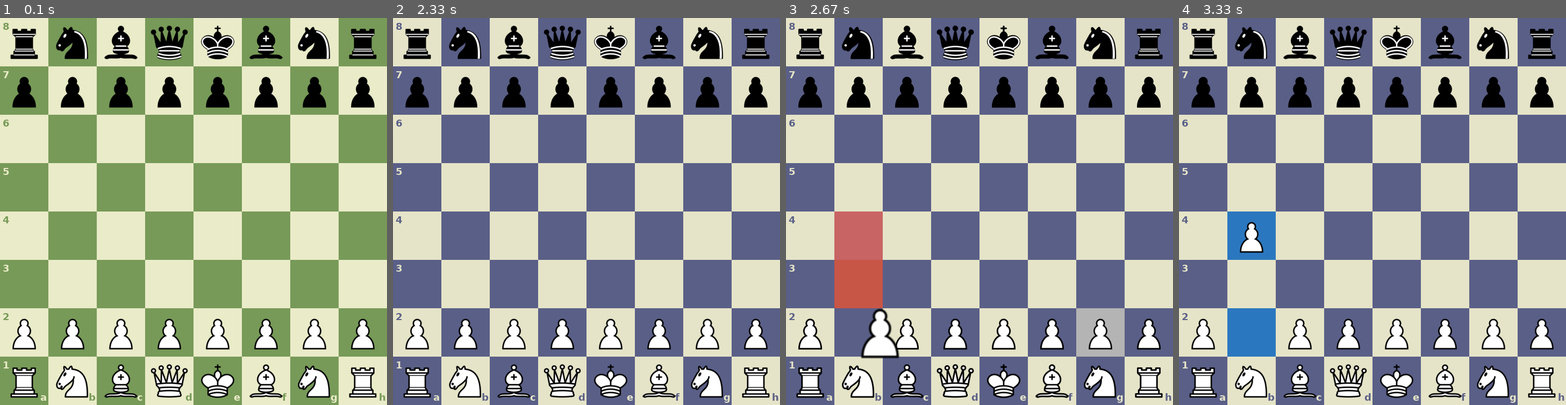
Above: before the commit, frames 1-4 (left to right).
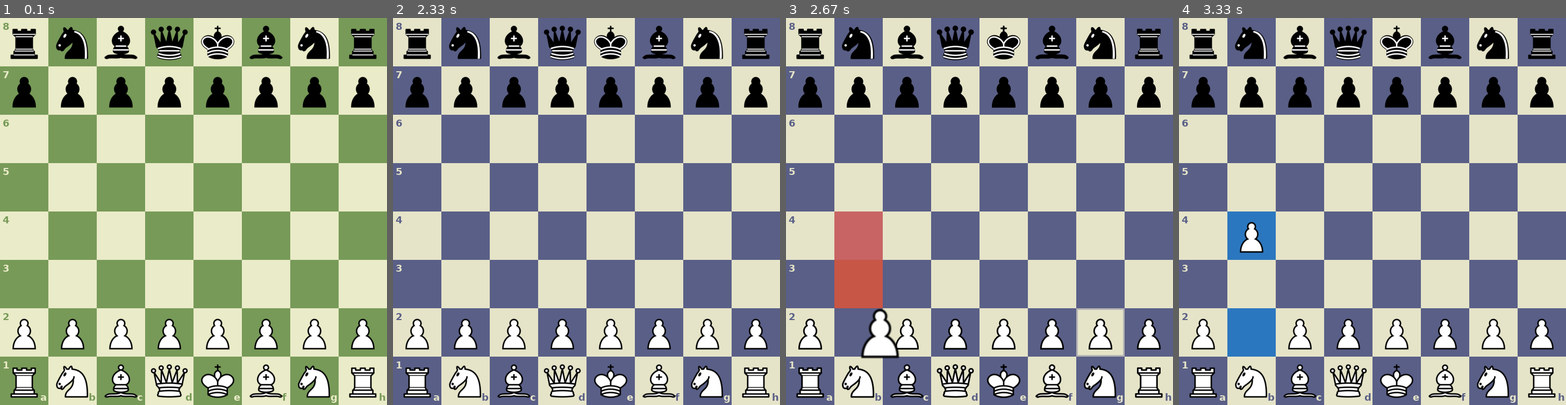
Above: after the commit, the same moments.

Repository: Tdatbkpro/Chess_pygame
Game: pygame game, started from CHESS_AI/src/main.py
Two runs of this game, one before a commit and one after it. Both use one fixed random seed, a clock stepped at 60 frames per second and the inputs below.
Inputs (mouse positions are in pixels of both pictures, inside the frame that each line leads up to):
- Up to frame 1 (0.1 s): no input
- Up to frame 2 (2.33 s): click (636, 107) at 0.38 s; click (485, 331) at 0.72 s; press the mouse at (485, 331) at 1.03 s; move the mouse to (609, 335) at 1.13 s; release the mouse at (729, 343) at 1.27 s; tap T at 1.33, 1.67 s
- Up to frame 3 (2.67 s): press the mouse at (878, 331) at 2.6 s
- Up to frame 4 (3.33 s): move the mouse to (1264, 277) at 2.7 s; release the mouse at (1256, 226) at 2.83 s

Frames 1-2 are identical in both runs. In frame 3, 1.1% of the frame differs, in the area x 75-88%, y 75-88%; in frame 4, nothing differs.

Commit message:
Update game.py

Diff:
--- a/CHESS_AI/src/game.py
+++ b/CHESS_AI/src/game.py
@@ -69,7 +69,7 @@
         if self.hover_sqr:
             color = (180,180,180)
             rect = (self.hover_sqr.col * SQSIZE, self.hover_sqr.row * SQSIZE, SQSIZE,SQSIZE)
-            pygame.draw.rect(surface,color,rect)
+            pygame.draw.rect(surface,color,rect,width=3)
 
 
     def next_turn(self):
@@ -83,3 +83,5 @@
             self.config.capture_sound.play()
         else :
             self.config.move_sound.play()
+    def reset(self):
+        self.__init__()
